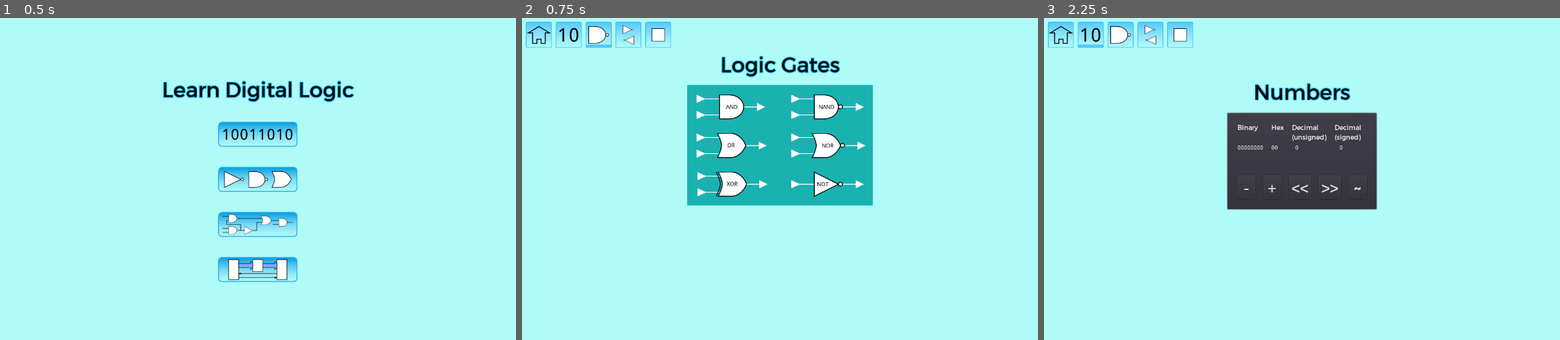
Above: before the commit, frames 1-3 (left to right).
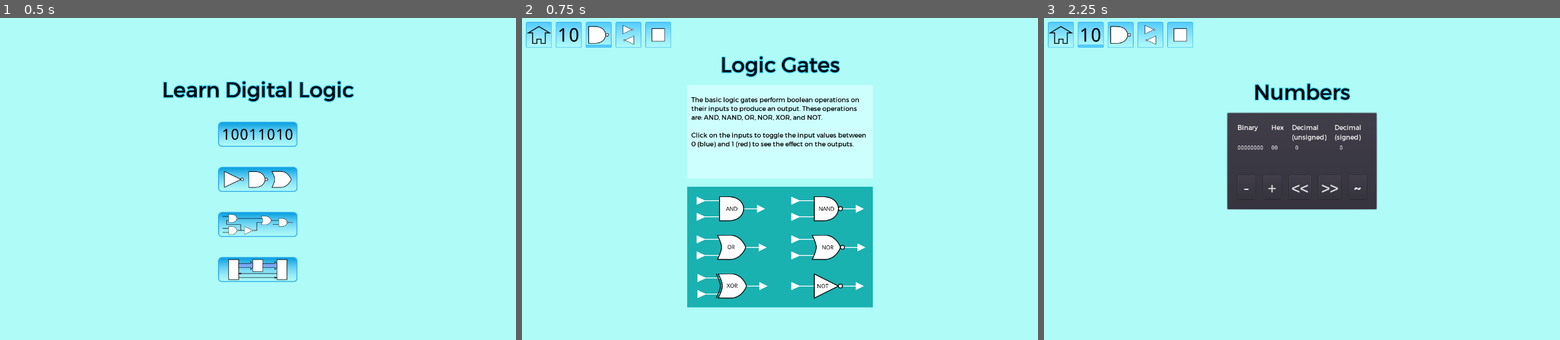
Above: after the commit, the same moments.

Repository: andrew-wilkes/digital-logic
Game: Godot game, scene res://Main.tscn
Two runs of this game, one before a commit and one after it. Both use one fixed random seed, a clock stepped at 60 frames per second and the inputs below.
Inputs (mouse positions are in pixels of both pictures, inside the frame that each line leads up to):
- Up to frame 1 (0.5 s): no input
- Up to frame 2 (0.75 s): click (780, 179) at 0.5 s
- Up to frame 3 (2.25 s): click (1059, 34) at 1.25 s; click (1302, 133) at 2 s

Frame 1 is identical in both runs. In frame 2, 23% of the frame differs, in the area x 32-68%, y 20-90%; in frame 3, nothing differs.

Commit message:
Update Gates scene

Diff:
--- a/game/Gates.gd
+++ b/game/Gates.gd
@@ -36,7 +36,7 @@
 func clicked(part: Part):
 	part.state = !part.state
 	part.parent.inputs[part.id] = part.state
-	part.parent.set_output(part.state)
+	part.parent.update_output(0, part.state)
 	var q = part.parent.get_node("Output")
 	q.state = part.parent.outputs[0]
 	q.get_node("Symbol").modulate = g.get_state_color(q.state)
--- a/game/Gates.tscn
+++ b/game/Gates.tscn
@@ -11,9 +11,6 @@
 [ext_resource path="res://parts/bNAND.tscn" type="PackedScene" id=9]
 [ext_resource path="res://panels/TextPanel.tscn" type="PackedScene" id=10]
 [ext_resource path="res://Gates.gd" type="Script" id=11]
-
-
-
 
 [node name="Gates" type="Control"]
 anchor_right = 1.0
@@ -53,6 +50,7 @@
 align = 1
 
 [node name="TextPanel" parent="VBox" instance=ExtResource( 10 )]
+visible = true
 margin_right = 460.0
 text = "The basic logic gates perform boolean operations on their inputs to produce an output. These operations are: AND, NAND, OR, NOR, XOR, and NOT.
 
